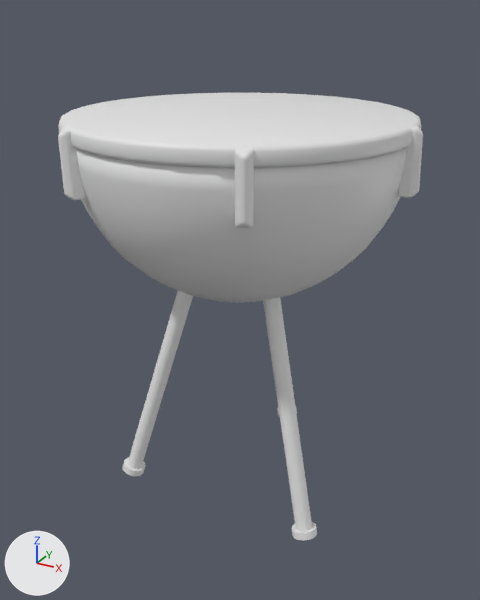
Renders of the FBX model Assets/Model/Concert/drum.fbx from each side of a commit.
The view is the same before and after, from a 50 mm camera at (0.953, -1.733, 1.502) aimed at (0.003, -0.006, 0.639). Every picture has the same lights, and +X, +Y and +Z are marked at lower left. Where no turn or scale is listed for an object, it has been applied to the vertices.

The older version as bpy lines, for what is in view:
```python
ob_cube_002 = bpy.data.objects.new('Cube.002', me_cube_002)
ob_cube_002.location = (0.443, 0.071, 1.131)
ob_cube_003 = bpy.data.objects.new('Cube.003', me_cube_003)
ob_cube_003.location = (-0.168, -0.413, 1.131)
ob_cube_004 = bpy.data.objects.new('Cube.004', me_cube_004)
ob_cube_004.location = (0.284, -0.352, 1.131)
ob_drum = bpy.data.objects.new('drum', me_sphere)
ob_drum.location = (0.0, 0.0, 1.174)
ob_frame1 = bpy.data.objects.new('frame1', me_cylinder_004)
ob_frame1.location = (-0.231, -0.14, 0.355)
ob_frame1.rotation_euler = (0.00179, 0.297, 0.512)  # degrees (0.1, 17, 29)
ob_frame1.scale = (1.31, 1.31, 1.31)
ob_frame2 = bpy.data.objects.new('frame2', me_cylinder_010)
ob_frame2.location = (0.244, -0.137, 0.355)
ob_frame2.rotation_euler = (-0.00246, -0.297, -0.538)  # degrees (-0.1, -17, -31)
ob_frame2.scale = (1.31, 1.31, 1.31)
ob_ring1 = bpy.data.objects.new('ring1', me_cylinder_009)
ob_ring1.location = (-0.33, -0.195, -0.015)
ob_ring1.rotation_euler = (0.00179, 0.297, 0.512)  # degrees (0.1, 17, 29)
ob_ring1.scale = (1.97, 1.97, 0.0394)
ob_ring2 = bpy.data.objects.new('ring2', me_cylinder_006)
ob_ring2.location = (0.34, -0.196, -0.015)
ob_ring2.rotation_euler = (-0.00246, -0.297, -0.538)  # degrees (-0.1, -17, -31)
ob_ring2.scale = (1.97, 1.97, 0.0394)
ob_surface = bpy.data.objects.new('surface', me_cylinder)
ob_surface.location = (0.0, 0.0, 1.174)
```
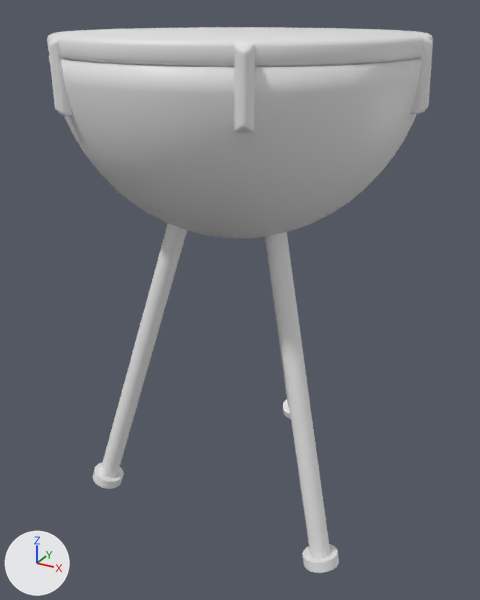
Where the change shows, as pixel boxes [x1, y1, x2, y2] in the pictures (480 x 600 px):
'drum', moved, rescaled
    before: [76, 148, 407, 302]
    after: [49, 58, 422, 238]
'surface', moved, rescaled (6% wider, 47% shorter)
    before: [58, 93, 422, 168]
    after: [47, 27, 433, 66]
'frame2', moved, rescaled
    before: [263, 298, 312, 531]
    after: [265, 232, 330, 558]
'frame1', moved, rescaled
    before: [128, 291, 193, 469]
    after: [100, 224, 187, 478]
'Cube.004', moved
    before: [235, 148, 254, 228]
    after: [234, 43, 255, 133]
'Cube.003', moved
    before: [58, 128, 86, 200]
    after: [48, 38, 73, 116]
'Cube.002', moved
    before: [398, 126, 423, 198]
    after: [410, 36, 433, 114]
'ring2', moved, rescaled (41% wider, 50% taller)
    before: [291, 522, 317, 541]
    after: [302, 544, 339, 573]
'ring1', moved, rescaled (33% wider, 40% taller)
    before: [123, 457, 146, 476]
    after: [93, 462, 124, 489]

The change, as a list of edits to the scene's bpy script:
```text
Change ob_cube_003:
    ob_cube_003.location: (-0.168, -0.413, 1.131) -> (-0.168, -0.413, 1.345)
Change ob_cube_004:
    ob_cube_004.location: (0.284, -0.352, 1.131) -> (0.284, -0.352, 1.345)
Change ob_drum:
    ob_drum.location: (0.0, 0.0, 1.174) -> (0.0, 0.0, 1.388)
    ob_drum.scale: (1.0, 1.0, 1.0) -> (1.03, 1.03, 1.03)
Change ob_frame1:
    ob_frame1.location: (-0.231, -0.14, 0.355) -> (-0.294, -0.178, 0.392)
    ob_frame1.scale: (1.31, 1.31, 1.31) -> (1.58, 1.58, 1.58)
Change ob_cube_002:
    ob_cube_002.location: (0.443, 0.071, 1.131) -> (0.443, 0.071, 1.345)
Change ob_ring1:
    ob_ring1.location: (-0.33, -0.195, -0.015) -> (-0.413, -0.244, -0.053)
    ob_ring1.scale: (1.97, 1.97, 0.0394) -> (2.65, 2.65, 0.0531)
Change ob_ring2:
    ob_ring2.location: (0.34, -0.196, -0.015) -> (0.418, -0.244, -0.049)
    ob_ring2.scale: (1.97, 1.97, 0.0394) -> (2.72, 2.72, 0.0544)
Change ob_frame2:
    ob_frame2.location: (0.244, -0.137, 0.355) -> (0.304, -0.174, 0.389)
    ob_frame2.scale: (1.31, 1.31, 1.31) -> (1.56, 1.56, 1.56)
Change ob_surface:
    ob_surface.location: (0.0, 0.0, 1.174) -> (0.0, 0.0, 1.388)
    ob_surface.scale: (1.0, 1.0, 1.0) -> (1.01, 1.01, 1.01)
```
